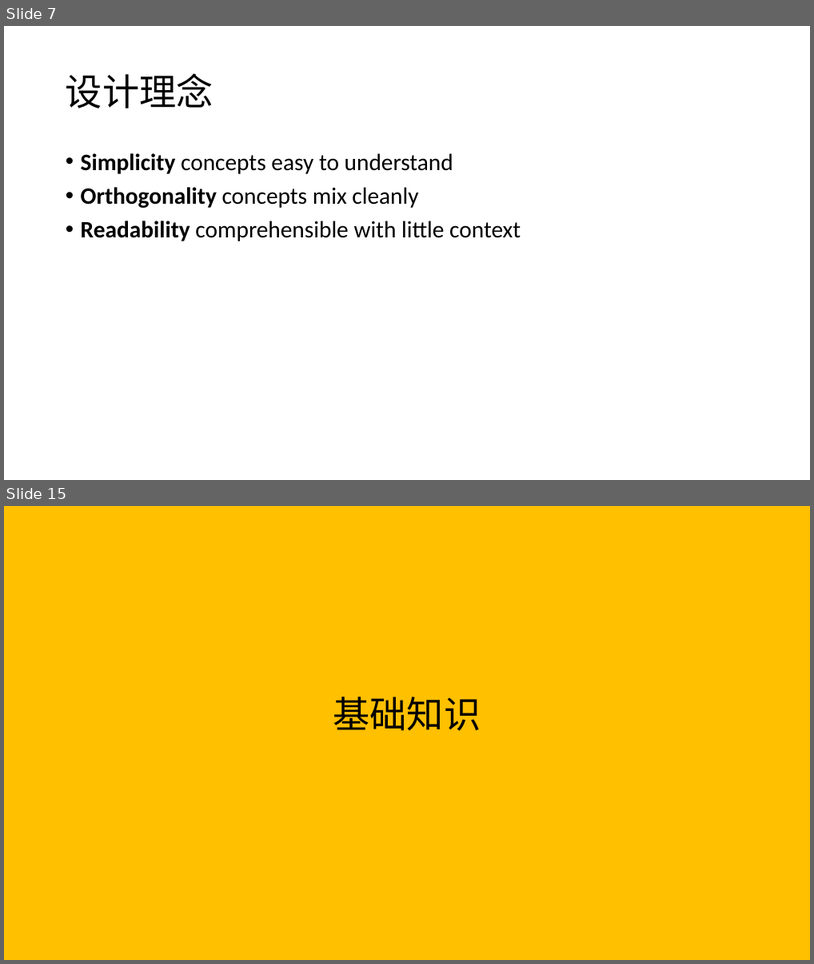
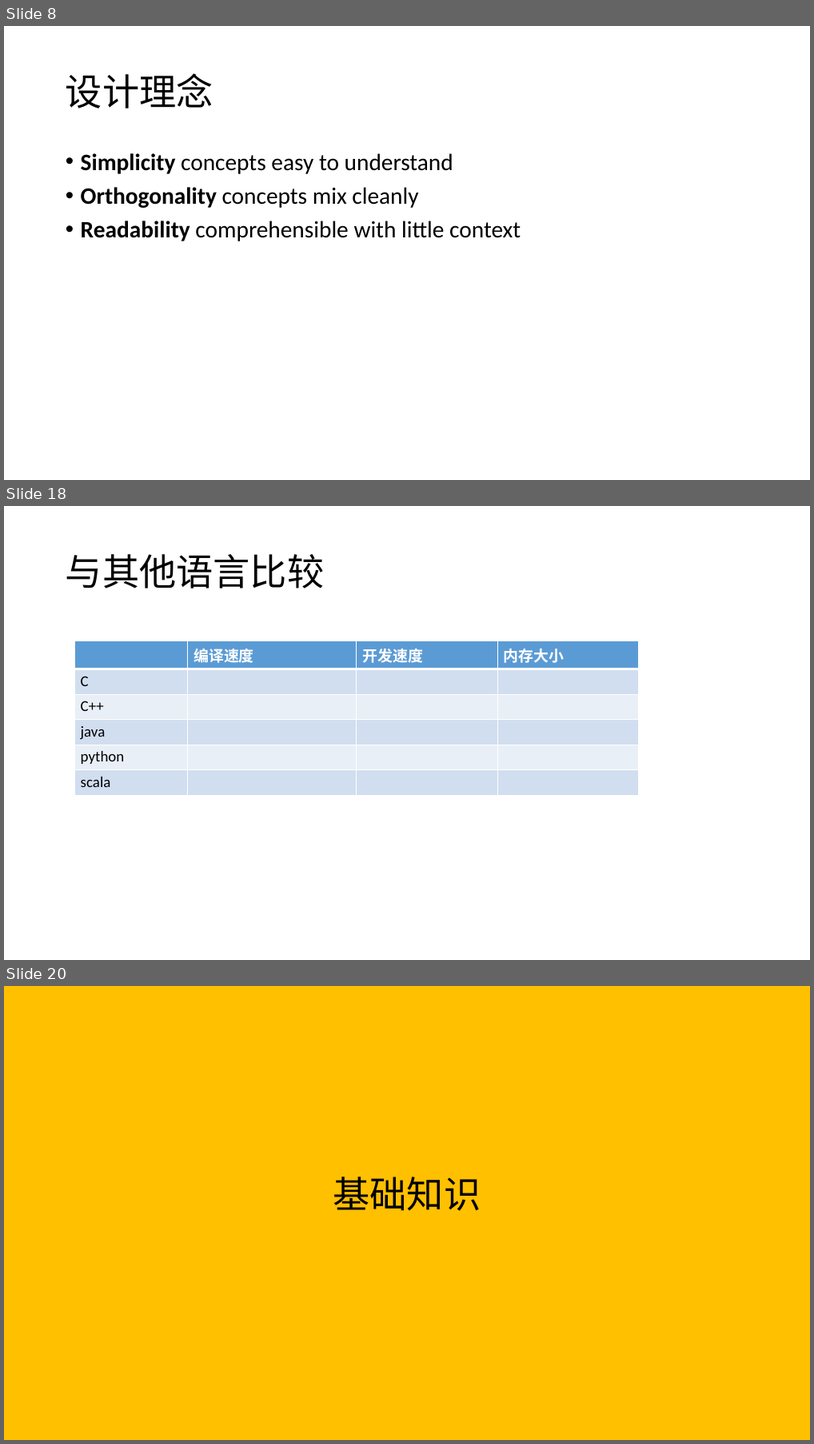
Before and after one commit to hongzhenglin/golearning, a slide deck: go学习笔记.pptx. Shown one above the other, each under a label of ours: slides 7 and 15 before the commit, slides 8, 18 and 20 after it; the slides between them are not shown. The pictures are 814x964 and 814x1444 pixels, drawn with LibreOffice and Linux fonts; fonts in the diff are those of the drawing. Boxes give left, top, right and bottom in pixels: in the first picture for what was removed or moved away, otherwise in the second. Text is boxed around its words. In the diff, an @@ line names an element or a change of style, - is before the commit and + after.

```diff
--- a/go学习笔记.pptx
+++ b/go学习笔记.pptx
@@ slide 18 added at bbox=[4, 506, 810, 960], background #FFFFFF @@
@@ title added at bbox=[66, 554, 325, 588], 44 pt, text #000000 @@
+与其他语言比较
@@ table added at bbox=[74, 641, 638, 794], 6 rows, 4 columns @@
+ | 编译速度 | 开发速度 | 内存大小
+C |  |  | 
+C++ |  |  | 
+java |  |  | 
+python |  |  | 
+scala |  |  | 
@@ what was slide 7 is now slide 8 @@
@@ what was slide 15 is now slide 20 @@
```
Also in this commit, not shown: 9 slides changed, 17 other slides added, 2 slides removed.
